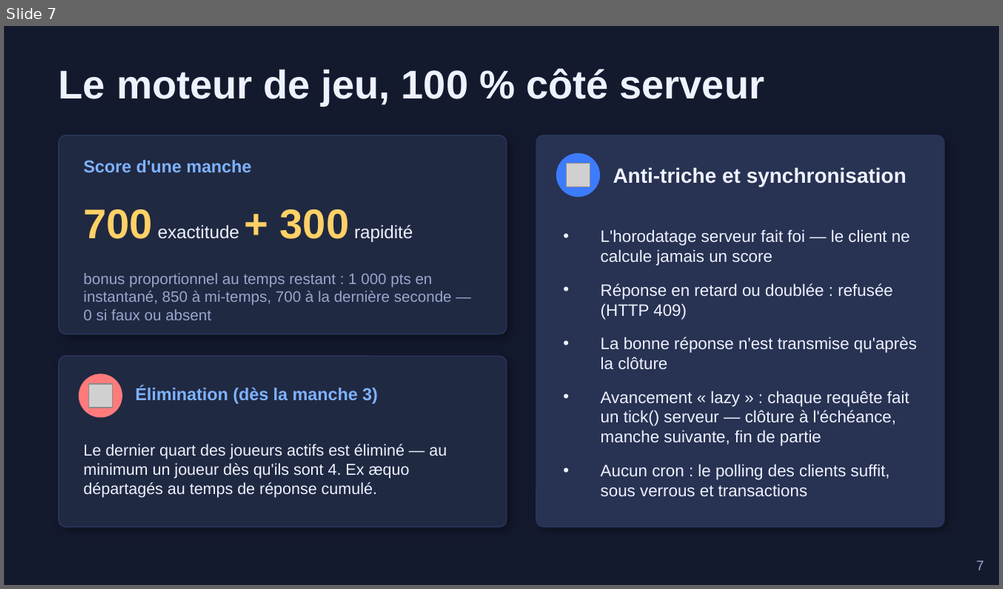
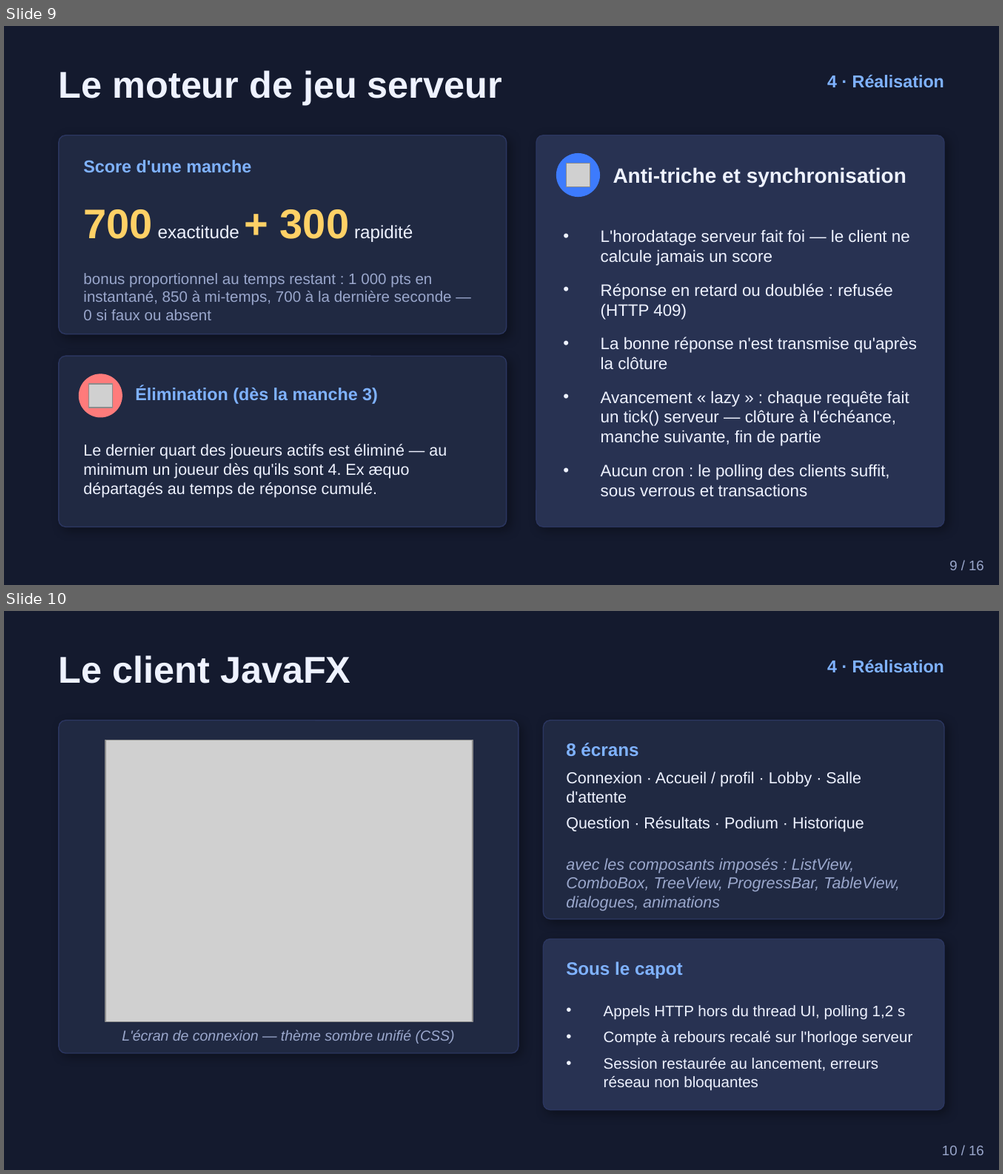
Before and after one commit to AdaMakchi/android-project-adham-marrakchi, a slide deck: docs/Soutenance_QuizArena.pptx. Shown one above the other, each under a label of ours: slide 7 before the commit, slides 9 and 10 after it. The pictures are 1003x589 and 1003x1174 pixels, drawn with LibreOffice and Linux fonts; fonts in the diff are those of the drawing; grey boxes stand for pictures. Boxes give left, top, right and bottom in pixels: in the first picture for what was removed or moved away, otherwise in the second. Text is boxed around its words. In the diff, an @@ line names an element or a change of style, - is before the commit and + after.

```diff
--- a/docs/Soutenance_QuizArena.pptx
+++ b/docs/Soutenance_QuizArena.pptx
@@ slide 10 added at <box>4,611,999,1170</box>, background #141A2E @@
@@ text added at <box>59,655,350,684</box>, 27 pt, text #EEF2FF, bold @@
+Le client JavaFX
@@ text added at <box>827,660,944,673</box>, 12.5 pt, text #7FB2FF, bold @@
+4 · Réalisation
@@ rounded rectangle added at <box>59,721,518,1054</box>, fill #202942, outline #2B3660 0.75 pt @@
@@ rounded rectangle added at <box>543,721,944,920</box>, fill #202942, outline #2B3660 0.75 pt @@
@@ picture added at <box>105,741,472,1022</box> @@
@@ text added at <box>566,743,638,757</box>, 13 pt, text #7FB2FF, bold @@
+8 écrans
@@ text added at <box>566,772,899,911</box>, 11.5 pt, text #9AA7CC, italic @@
+Connexion · Accueil / profil · Lobby · Salle d'attente
+Question · Résultats · Podium · Historique
+avec les composants imposés : ListView, ComboBox, TreeView, ProgressBar, TableView, dialogues, animations
@@ rounded rectangle added at <box>543,940,944,1111</box>, fill #283252, outline #2B3660 0.75 pt @@
@@ text added at <box>566,962,683,979</box>, 13 pt, text #7FB2FF, bold @@
+Sous le capot
@@ text added at <box>603,1005,913,1091</box>, 11 pt, text #EEF2FF @@
+• Appels HTTP hors du thread UI, polling 1,2 s
+• Compte à rebours recalé sur l'horloge serveur
+• Session restaurée au lancement, erreurs réseau non bloquantes
@@ text added at <box>122,1030,455,1044</box>, 10.5 pt, text #9AA7CC, italic @@
+L'écran de connexion — thème sombre unifié (CSS)
@@ text added at <box>942,1146,984,1156</box>, 10 pt, text #9AA7CC @@
+10 / 16
@@ what was slide 7 is now slide 9 @@
@@ slide 9 changed as well @@
@@ text at <box>59,70,502,105</box>: text changed; size 29 to 27 pt @@
-Le moteur de jeu, 100 % côté serveur
+Le moteur de jeu serveur
@@ text added at <box>827,75,944,88</box>, 12.5 pt, text #7FB2FF, bold @@
+4 · Réalisation
@@ text added at <box>949,561,984,571</box>, 10 pt, text #9AA7CC @@
+9 / 16
@@ text removed at <box>976,561,983,571</box> @@
-7
```
Also in this commit, not shown: 6 other slides changed, 8 other slides added, 5 slides removed.
